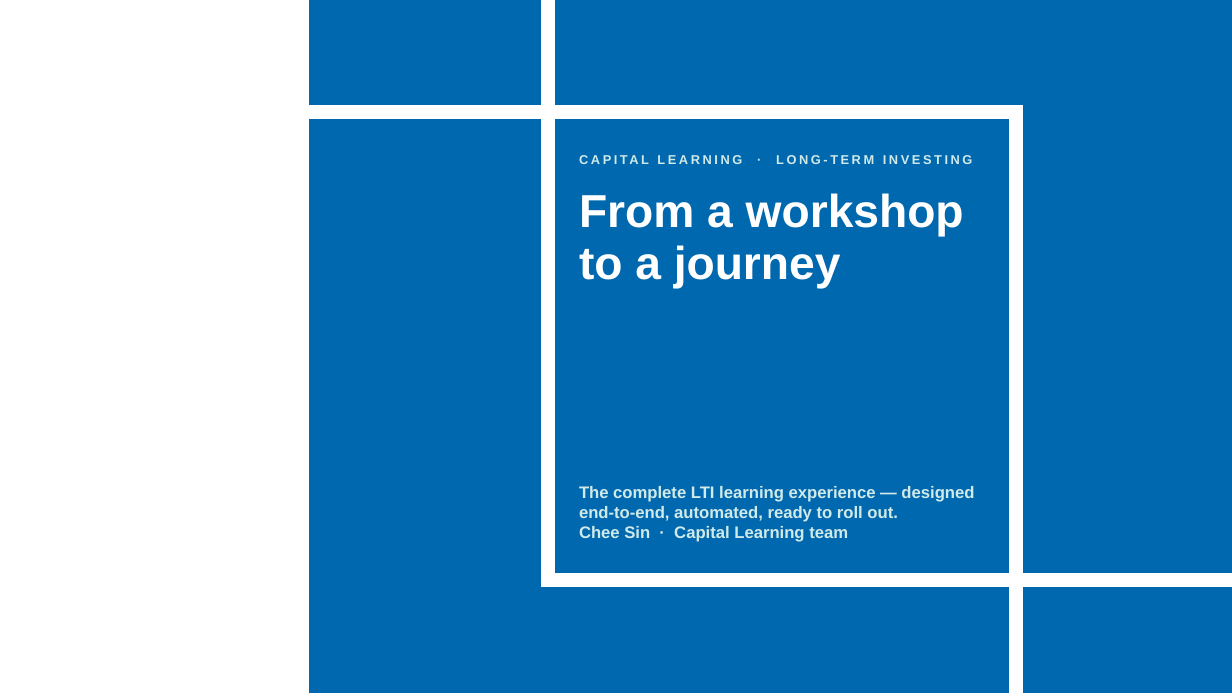
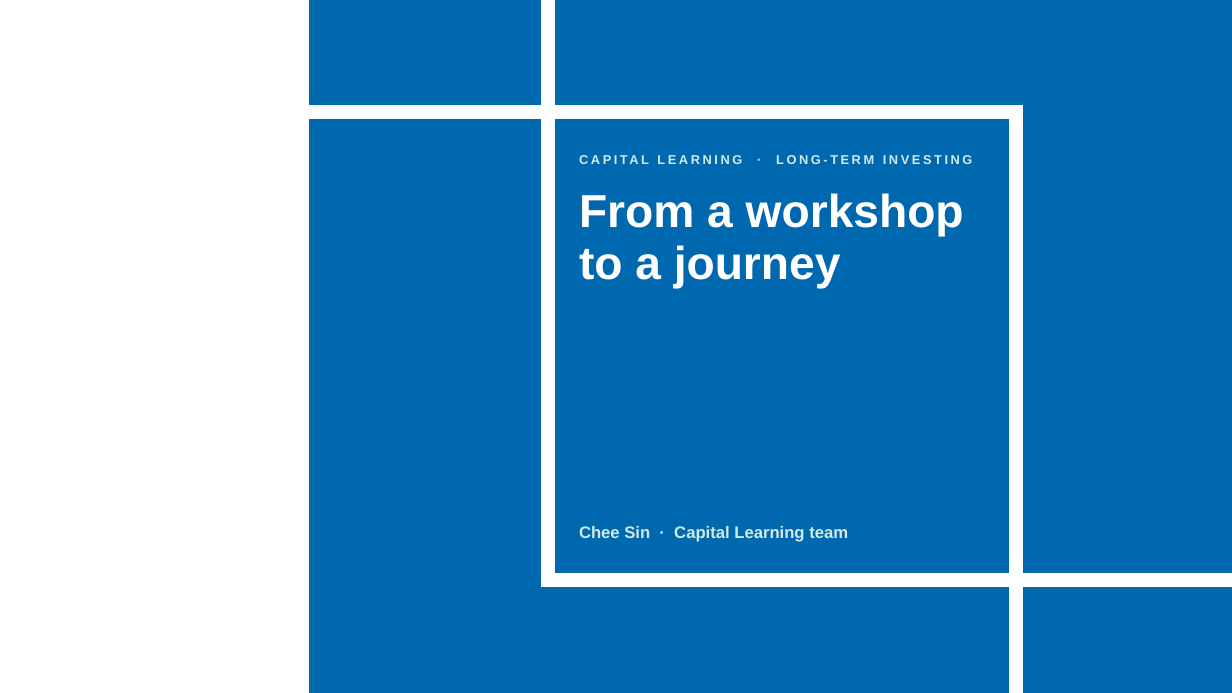
Before and after one commit to cheesin30/decisionframework, a slide deck: slide 1 of outputs/LTI_Learning_Experience_Capital_Learning.pptx. Drawn at 1232x693 pixels with LibreOffice and Linux fonts; fonts in the diff are those of the drawing; background and template pictures are left out. Boxes give left, top, right and bottom in pixels: in the first picture for what was removed or moved away, otherwise in the second. Text is boxed around its words. In the diff, an @@ line names an element or a change of style, - is before the commit and + after.

```diff
--- a/outputs/LTI_Learning_Experience_Capital_Learning.pptx
+++ b/outputs/LTI_Learning_Experience_Capital_Learning.pptx
@@ text at box(579, 486, 974, 522): paragraph removed @@
-The complete LTI learning experience — designed end-to-end, automated, ready to roll out.
```
Also in this commit, not shown: 2 other slides changed, 5 slides added, 20 slides removed.
